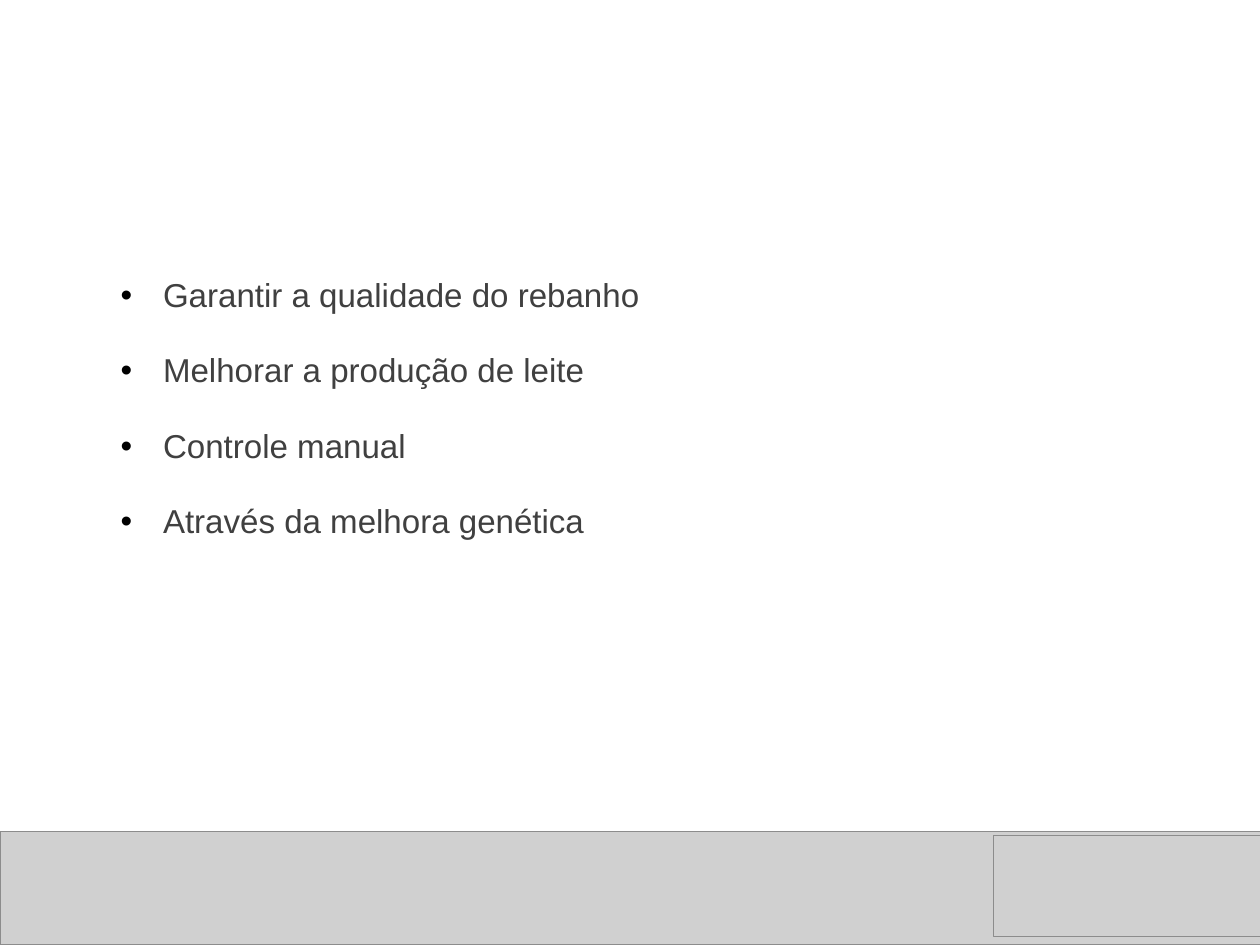
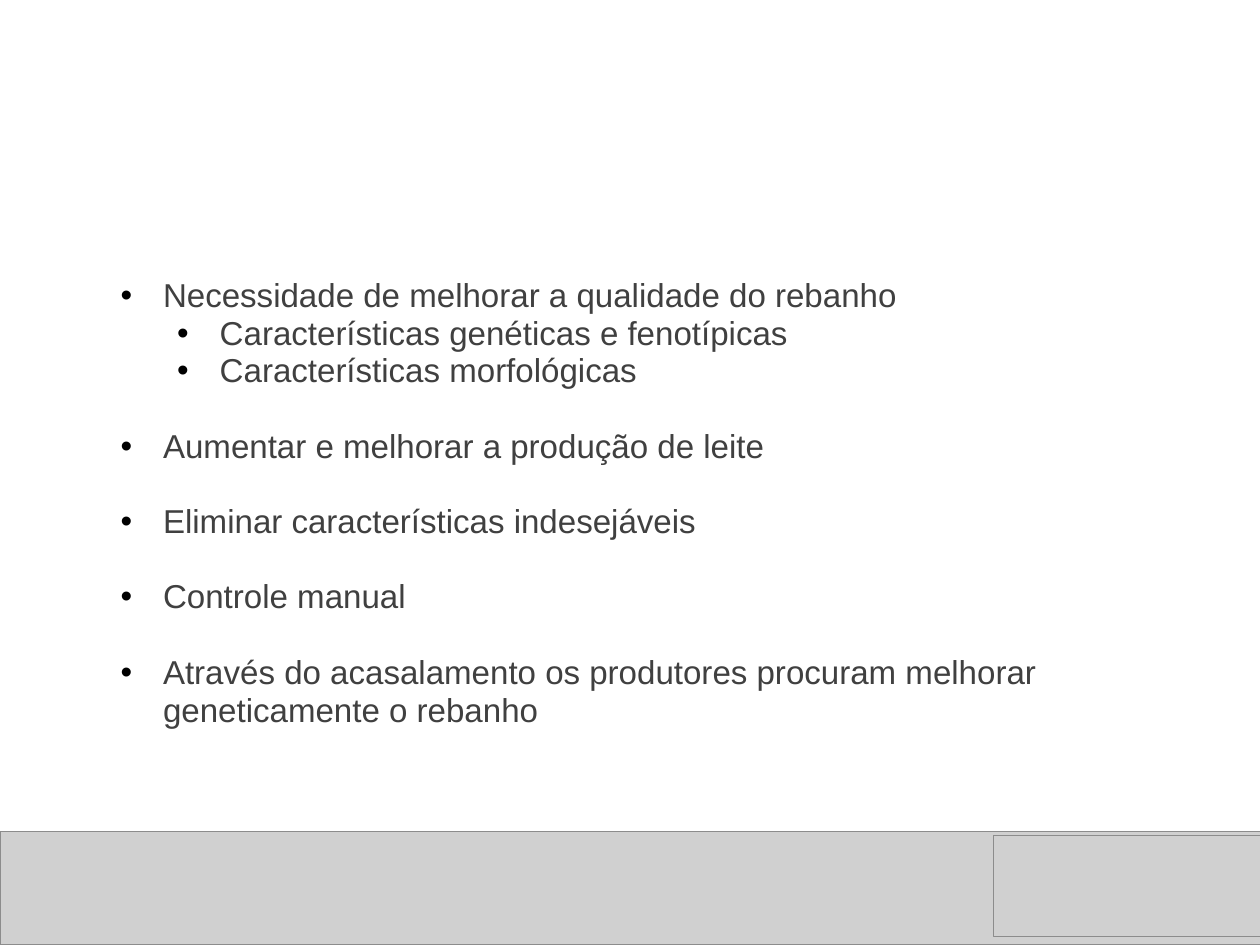
Before and after one commit to thiagoalvsantos/sabrh, a slide deck: slide 5 of Concepção/projeto_final_sabrh_apresentacao_proposta.ppt (slide 6 before the commit). Drawn at 1260x945 pixels with LibreOffice and Linux fonts; fonts in the diff are those of the drawing; grey boxes stand for pictures; background and template pictures are left out. Boxes give left, top, right and bottom in pixels: in the first picture for what was removed or moved away, otherwise in the second. Text is boxed around its words. In the diff, an @@ line names an element or a change of style, - is before the commit and + after.

```diff
--- a/Concepção/projeto_final_sabrh_apresentacao_proposta.ppt
+++ b/Concepção/projeto_final_sabrh_apresentacao_proposta.ppt
@@ text at bbox=[163, 283, 896, 540]: text changed @@
-  • Garantir a qualidade do rebanho
-  • Melhorar a produção de leite
+  • Necessidade de melhorar a qualidade do rebanho
+    • Características genéticas e fenotípicas
+    • Características morfológicas
+  • Aumentar e melhorar a produção de leite
+  • Eliminar características indesejáveis
@@ text at bbox=[163, 659, 1035, 728]: text changed @@
-  • Através da melhora genética
+  • Através do acasalamento os produtores procuram melhorar geneticamente o rebanho
```
Also in this commit, not shown: 3 other slides changed, 4 slides added, 1 slide removed, 1 other file.
